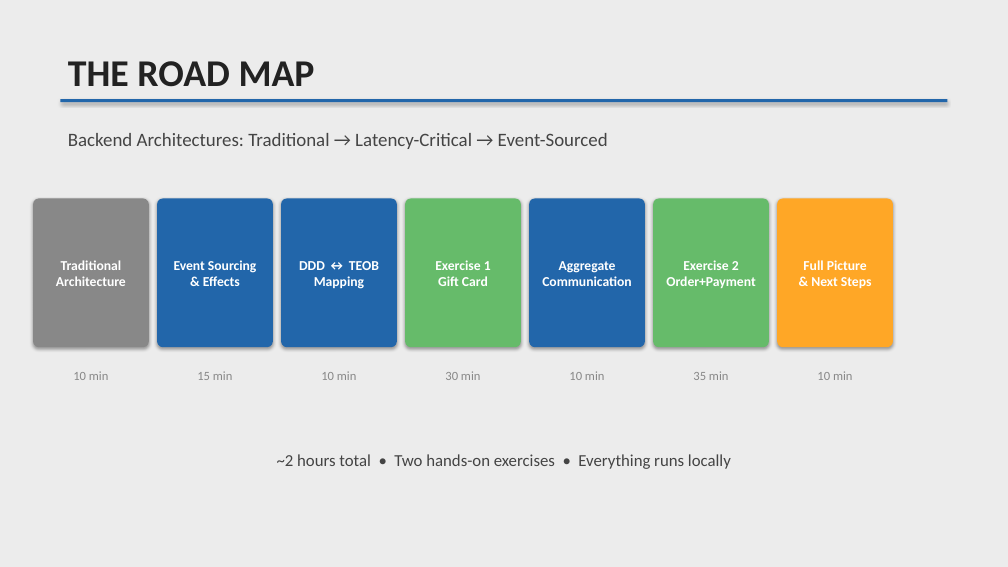
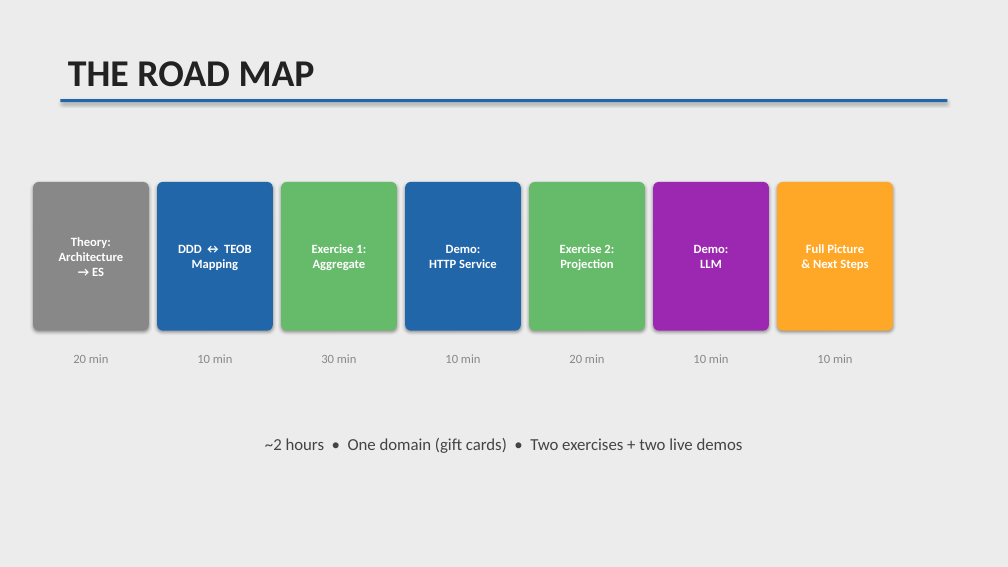
Before and after one commit to lambda-house/teob-ts-workshop-gift-card, a slide deck: slide 4 of slides/DDD-Workshop-Slides.pptx. Drawn at 1008x567 pixels with LibreOffice and Linux fonts; fonts in the diff are those of the drawing. Boxes give left, top, right and bottom in pixels: in the first picture for what was removed or moved away, otherwise in the second. Text is boxed around its words. In the diff, an @@ line names an element or a change of style, - is before the commit and + after.

```diff
--- a/slides/DDD-Workshop-Slides.pptx
+++ b/slides/DDD-Workshop-Slides.pptx
@@ text removed at box(68, 133, 608, 149) @@
-Backend Architectures: Traditional → Latency-Critical → Event-Sourced
@@ 2 rounded rectangles, 1 text: place and size @@
-2 rounded rectangles, 1 text at box(33, 198, 893, 380)
+2 rounded rectangles, 1 text at box(33, 182, 893, 363)
@@ rounded rectangle "DDD ↔ TEOB Mapping" at box(157, 182, 273, 331): size 13 to 12 pt @@
@@ rounded rectangle removed at box(157, 198, 273, 347) @@
-Event Sourcing
-& Effects
@@ rounded rectangle added at box(405, 182, 521, 331), fill #2266AA, 12 pt, text #FFFFFF, bold @@
+Demo:
+HTTP Service
@@ 3 rounded rectangles, 2 texts: place and size @@
-3 rounded rectangles, 2 texts at box(281, 198, 769, 380)
+3 rounded rectangles, 2 texts at box(157, 182, 645, 363)
@@ rounded rectangle removed at box(529, 198, 645, 347) @@
-Aggregate
-Communication
@@ rounded rectangle added at box(653, 182, 769, 331), fill #9C27B0, 12 pt, text #FFFFFF, bold @@
+Demo:
+LLM
@@ rounded rectangle "Full Picture & Next Steps" at box(777, 182, 893, 331): size 13 to 12 pt @@
@@ text in rounded rectangle at box(59, 237, 124, 276): text changed; size 13 to 12 pt @@
-Traditional
-Architecture
+Theory:
+Architecture
+→ ES
@@ text in rounded rectangle at box(312, 244, 366, 270): text changed; size 13 to 12 pt @@
-Exercise 1
-Gift Card
+Exercise 1:
+Aggregate
@@ text in rounded rectangle at box(560, 244, 614, 270): text changed; size 13 to 12 pt @@
-Exercise 2
-Order+Payment
+Exercise 2:
+Projection
@@ text at box(73, 354, 109, 363): text changed @@
-15 min
+20 min
@@ text "10 min": place and size @@
-text "10 min" at box(73, 371, 109, 380)
+text "10 min" at box(197, 354, 233, 363)
@@ text at box(569, 354, 605, 363): text changed @@
-35 min
+20 min
@@ text "10 min": place and size @@
-text "10 min" at box(321, 371, 357, 380)
+text "10 min" at box(693, 354, 729, 363)
@@ text at box(265, 438, 743, 453): text changed @@
-~2 hours total • Two hands-on exercises • Everything runs locally
+~2 hours • One domain (gift cards) • Two exercises + two live demos
```
Also in this commit, not shown: 15 other slides changed, 6 slides added, 6 slides removed, 2 other files.
